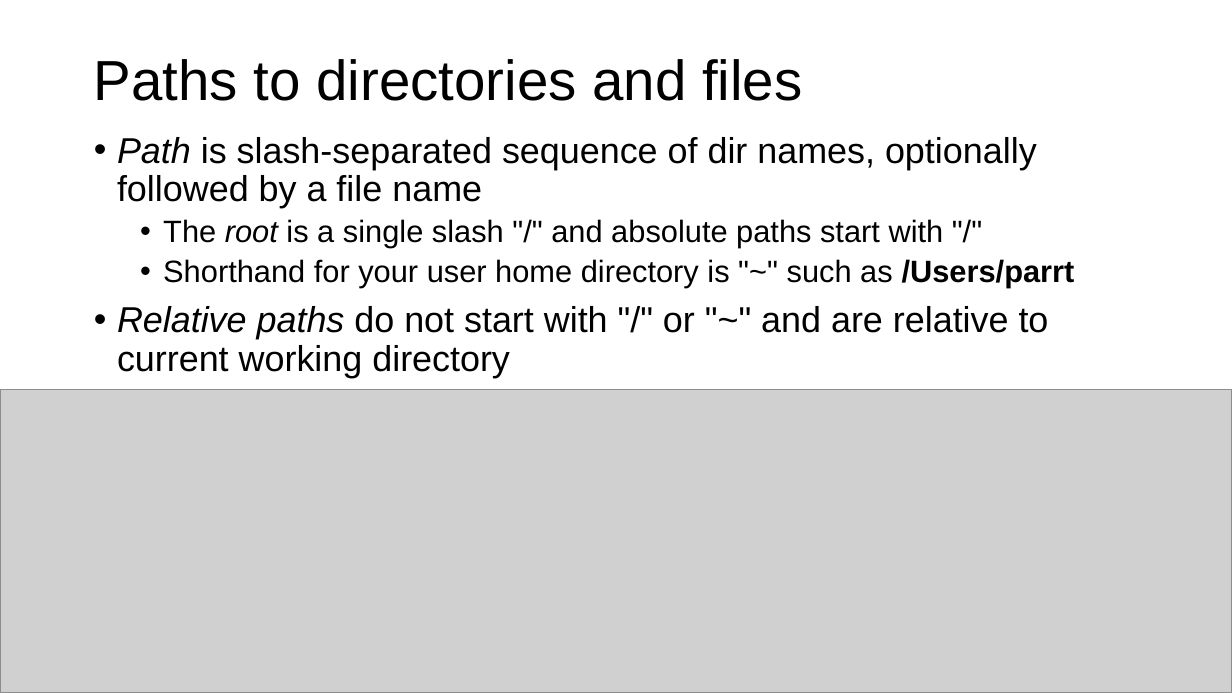
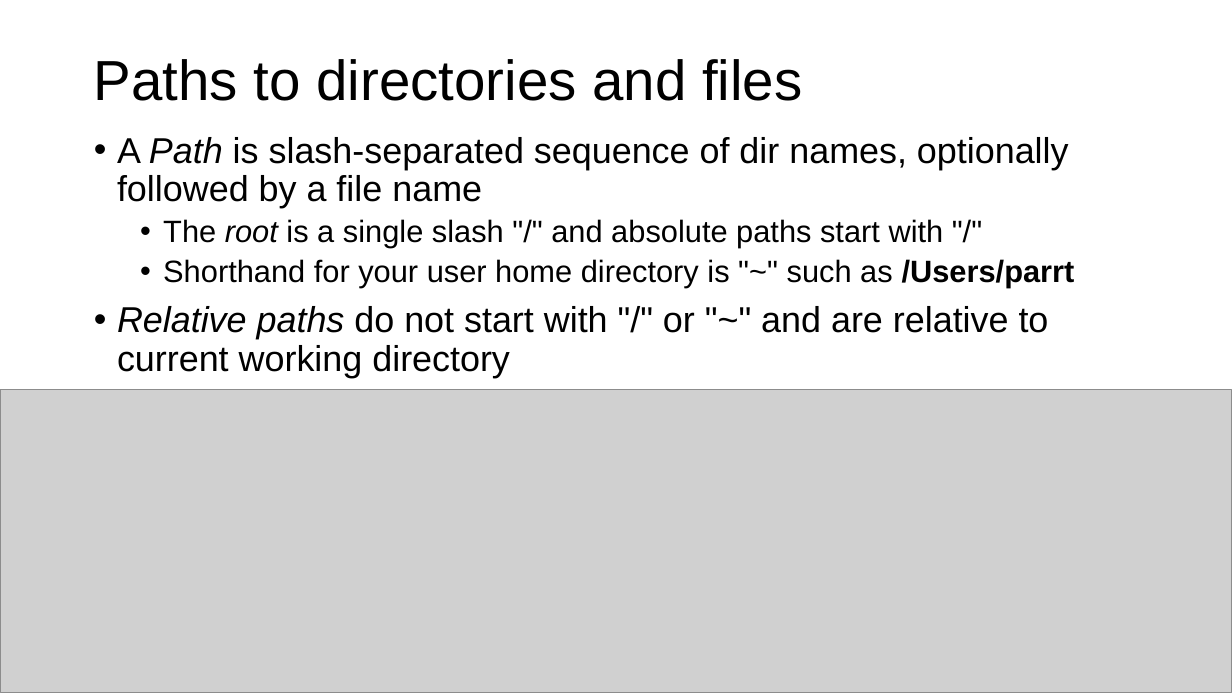
Before and after one commit to parrt/msds501, a slide deck: slide 13 of slides/overview.pptx. Drawn at 1232x693 pixels with LibreOffice and Linux fonts; fonts in the diff are those of the drawing; grey boxes stand for pictures; background and template pictures are left out. Boxes give left, top, right and bottom in pixels: in the first picture for what was removed or moved away, otherwise in the second. Text is boxed around its words. In the diff, an @@ line names an element or a change of style, - is before the commit and + after.

```diff
--- a/slides/overview.pptx
+++ b/slides/overview.pptx
@@ text at (x1=117, y1=137, x2=1069, y2=208): text changed @@
-• Path is slash-separated sequence of dir names, optionally followed by a file name
+• A Path is slash-separated sequence of dir names, optionally followed by a file name
```
Also in this commit, not shown: 2 other slides changed, 2 other files.
